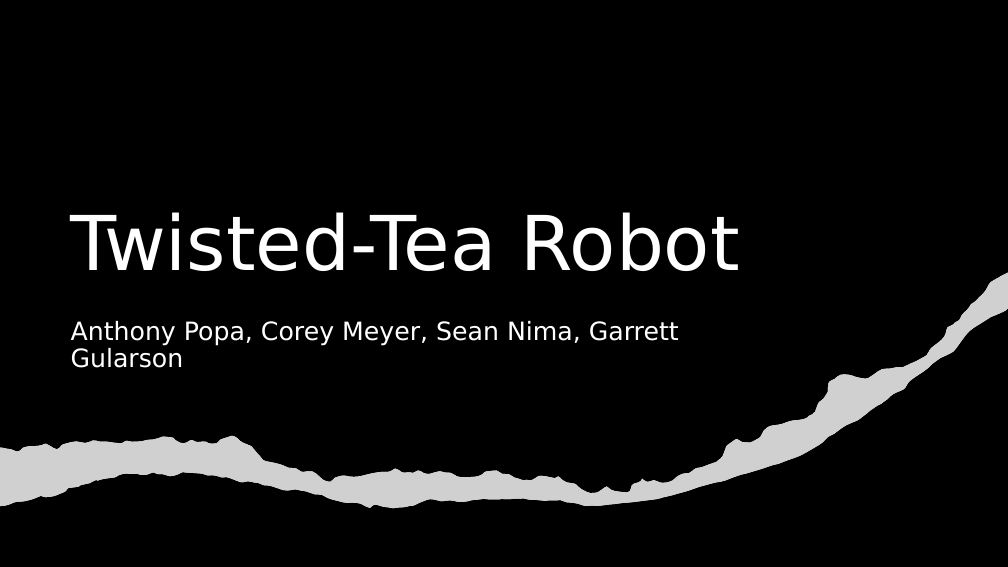
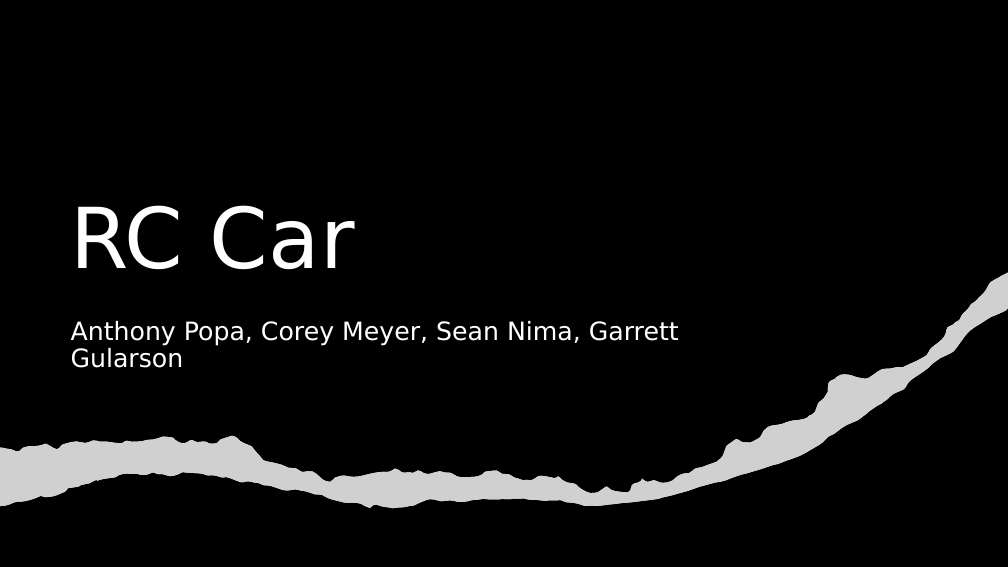
Before and after one commit to nima-5/4180-Final-Project, a slide deck: slide 1 of 4180Final.pptx. Drawn at 1008x567 pixels with LibreOffice and Linux fonts; fonts in the diff are those of the drawing; grey boxes stand for pictures; background and template pictures are left out. Boxes give left, top, right and bottom in pixels: in the first picture for what was removed or moved away, otherwise in the second. Text is boxed around its words. In the diff, an @@ line names an element or a change of style, - is before the commit and + after.

```diff
--- a/4180Final.pptx
+++ b/4180Final.pptx
@@ title at box(71, 205, 355, 270): text changed; size 72 to 80 pt @@
-Twisted-Tea Robot
+RC Car
```
Also in this commit, not shown: 1 other slide changed.
